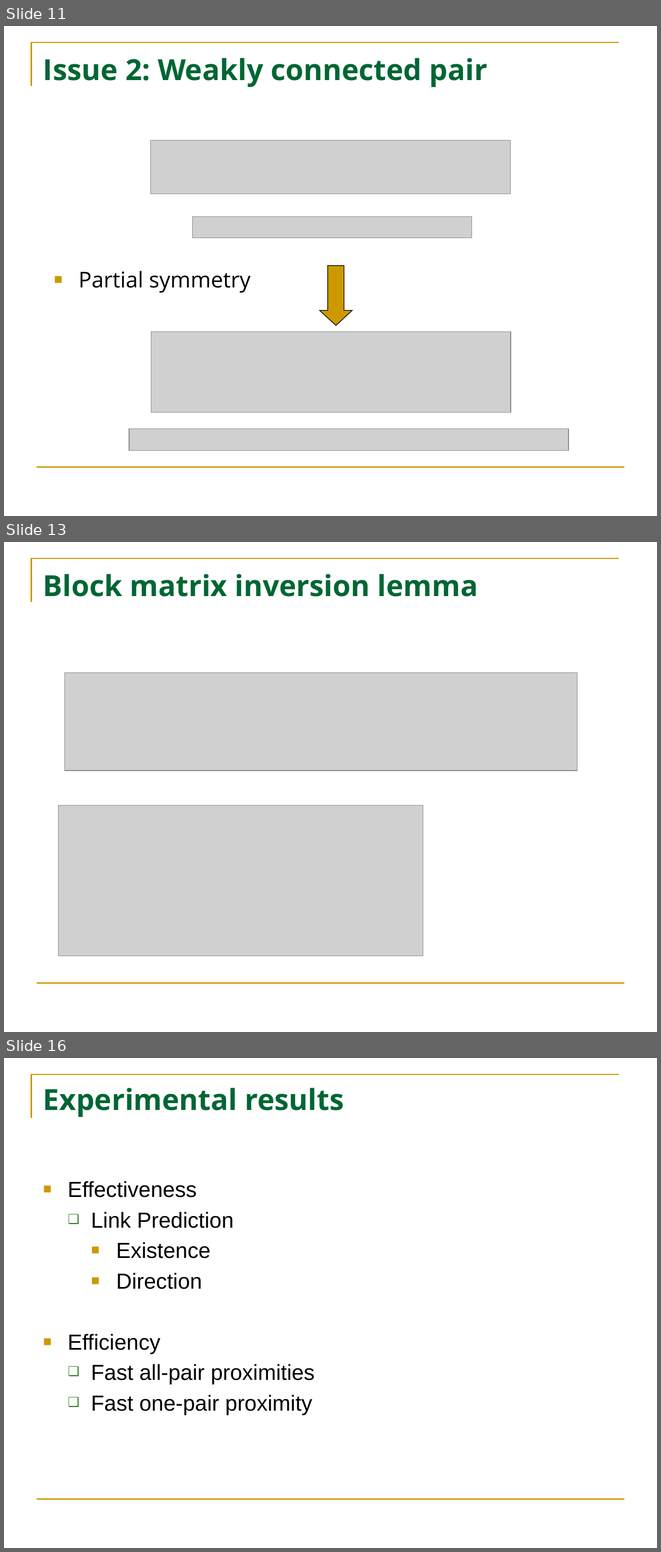
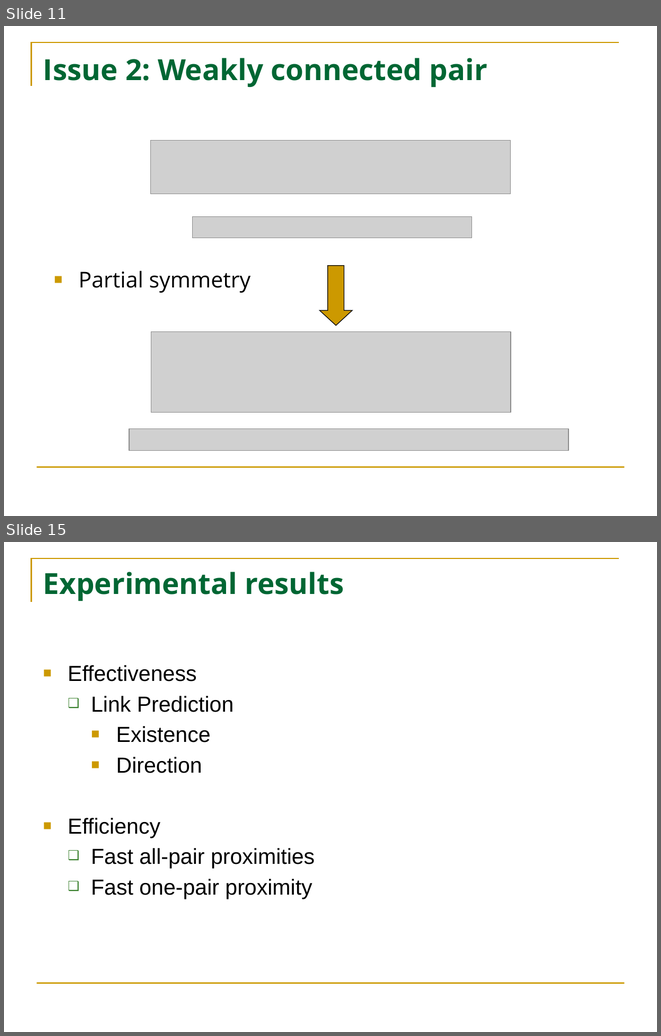
Before and after one commit to HuanSGT/rw-dir-prox, a slide deck: Random Walk based Proximity Measures in Directed Graphs.pptx. Shown one above the other, each under a label of ours: slides 11, 13 and 16 before the commit, slides 11 and 15 after it; the slides between them are not shown. The pictures are 661x1552 and 661x1036 pixels, drawn with LibreOffice and Linux fonts; fonts in the diff are those of the drawing; grey boxes stand for pictures. Boxes give left, top, right and bottom in pixels: in the first picture for what was removed or moved away, otherwise in the second. Text is boxed around its words. In the diff, an @@ line names an element or a change of style, - is before the commit and + after.

```diff
--- a/Random Walk based Proximity Measures in Directed Graphs.pptx
+++ b/Random Walk based Proximity Measures in Directed Graphs.pptx
@@ slide 13 removed at box(4, 542, 657, 1032), background #FFFFFF; not listed: 2 template elements that a slide beside it also shows @@
@@ title removed at box(43, 574, 478, 597) @@
-Block matrix inversion lemma
@@ picture removed at box(65, 672, 577, 770) @@
@@ picture removed at box(58, 805, 423, 955) @@
@@ what was slide 16 is now slide 15 @@
```
Also in this commit, not shown: 2 slides changed, 1 slide added, 1 other slide removed, 4 other files.
